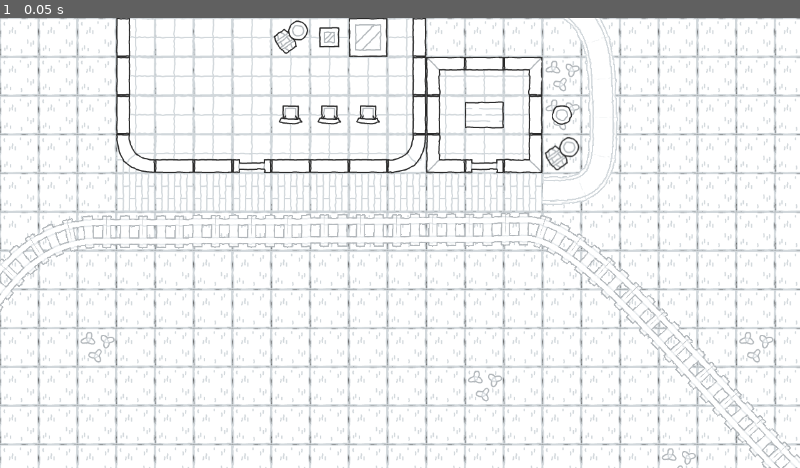
Above: before the commit, frame 1.
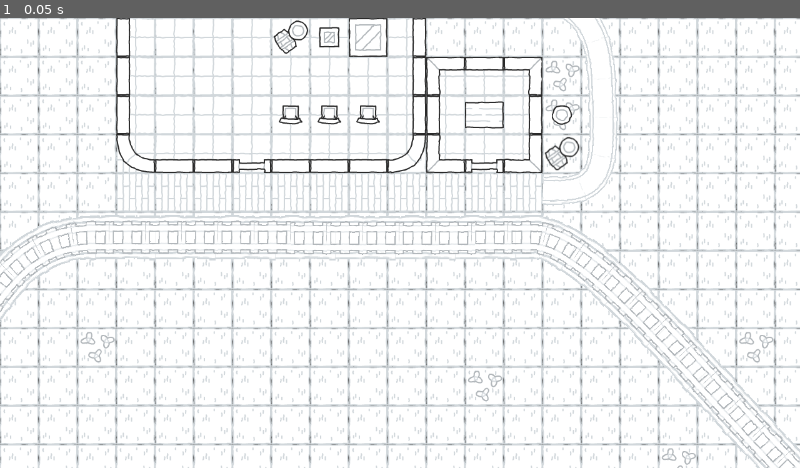
Above: after the commit, the same moment.

Repository: witchpixels/godot-pathways2d
Game: Godot game, scene res://examples/simple_road_example.tscn
Same seed, same stepped clock (60 frames per second), same inputs: the game is played once before the commit and once after it.
Inputs:
- Up to frame 1 (0.05 s): no input

The runs differ from the first frame. In frame 1, 4.7% of the frame differs, in the area x 0-100%, y 43-100%.

Commit message:
show off having multiple layers in the example

Diff:
--- a/examples/simple_road_example.tscn
+++ b/examples/simple_road_example.tscn
@@ -20,9 +20,15 @@
 
 [sub_resource type="Curve2D" id="Curve2D_konfy"]
 _data = {
-"points": PackedVector2Array(-98.995, 234.759, 98.995, -234.759, -100, 607, -80.6102, 0, 80.6102, 0, 163, 342, -124.451, 1.41421, 124.451, -1.41421, 843, 338, -175.362, -98.995, 175.362, 98.995, 1424, 860)
+"points": PackedVector2Array(-98.995, 234.759, 98.995, -234.759, -100, 607, -80.6102, 0, 80.6102, 0, 159, 351, -124.451, 1.41421, 124.451, -1.41421, 852, 351, -175.362, -98.995, 175.362, 98.995, 1424, 860)
 }
 point_count = 4
+
+[sub_resource type="Resource" id="Resource_orfib"]
+script = ExtResource("2_7s2t1")
+texture = ExtResource("3_1dexl")
+z_index = 0
+path_width = 96
 
 [sub_resource type="Resource" id="Resource_ukno0"]
 script = ExtResource("2_7s2t1")
@@ -43,7 +49,7 @@
 z_index = 1
 curve = SubResource("Curve2D_konfy")
 script = ExtResource("1_j3d6w")
-terrain_layers = Array[ExtResource("2_7s2t1")]([SubResource("Resource_ukno0")])
+terrain_layers = Array[ExtResource("2_7s2t1")]([SubResource("Resource_orfib"), SubResource("Resource_ukno0")])
 
 [node name="Strictly Artistic Inclusions" type="Node" parent="."]
 
Not shown: 1 places in examples/simple_road_example.tscn that only renumber resources
